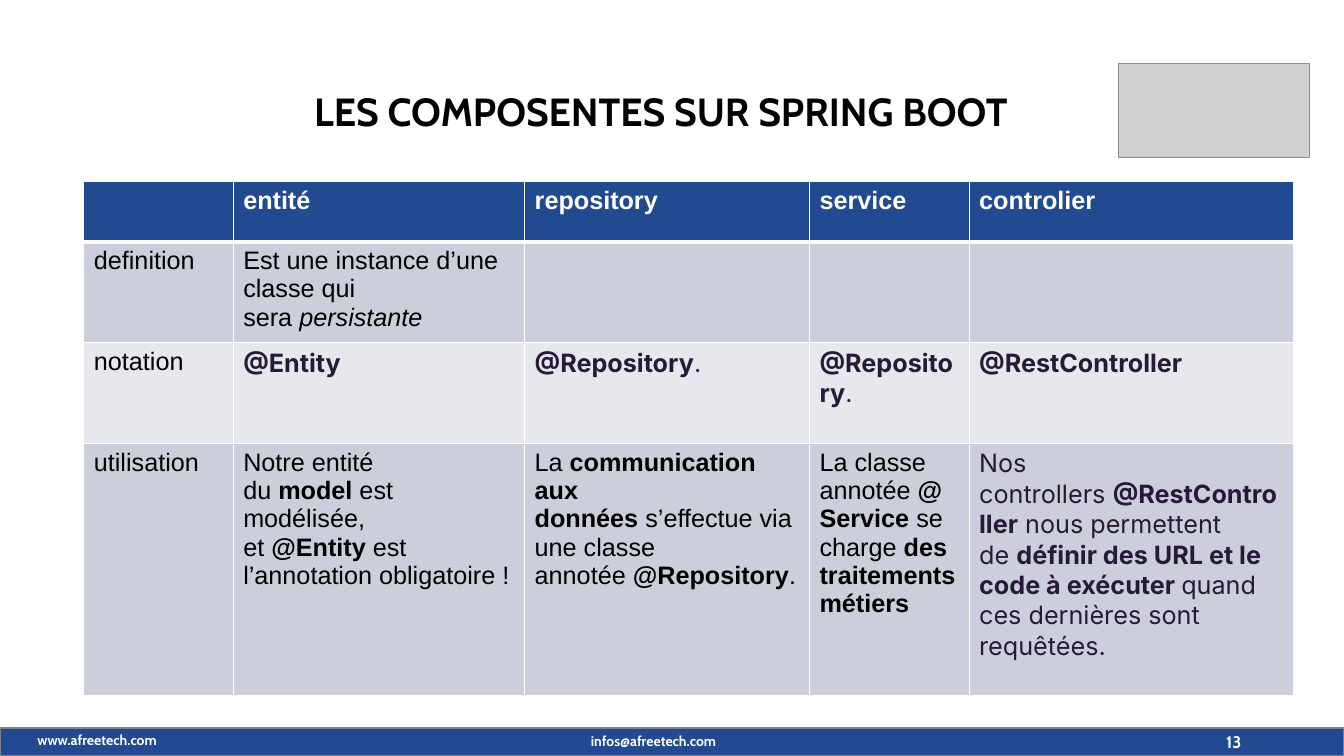
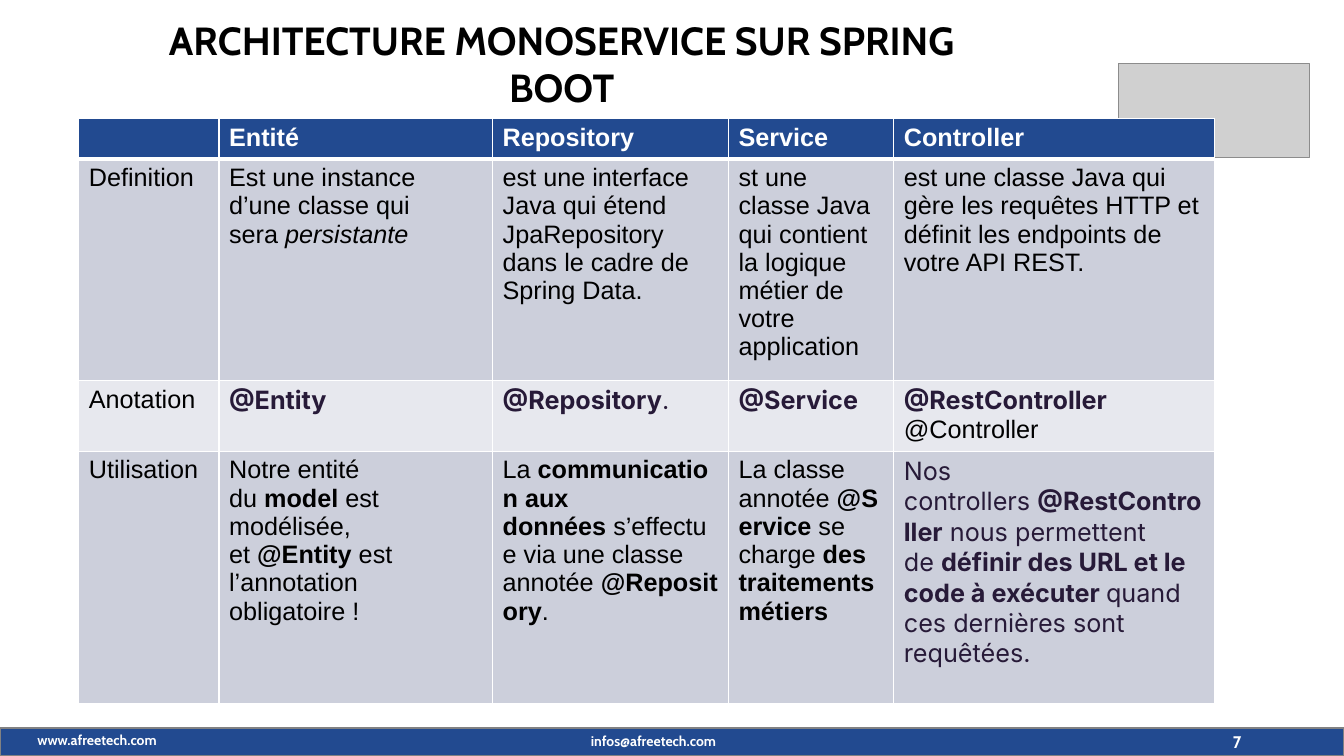
Before and after one commit to maximedorlin/maximedorlin, a slide deck: slide 7 of sprint boot.pptx (slide 13 before the commit). Drawn at 1344x756 pixels with LibreOffice and Linux fonts; fonts in the diff are those of the drawing; grey boxes stand for pictures; background and template pictures are left out. Boxes give left, top, right and bottom in pixels: in the first picture for what was removed or moved away, otherwise in the second. Text is boxed around its words. In the diff, an @@ line names an element or a change of style, - is before the commit and + after.

```diff
--- a/sprint boot.pptx
+++ b/sprint boot.pptx
@@ text at (169,27,954,103): text changed @@
-LES COMPOSENTES SUR SPRING BOOT
+ARCHITECTURE MONOSERVICE SUR SPRING BOOT
@@ table at (79,118,1214,703) @@
-row 1:  | entité | repository | service | controlier
+row 1:  | Entité | Repository | Service | Controller
-row 2: definition | Est une instance d’une classe qui sera persistante |  |  | 
+row 2: Definition | Est une instance d’une classe qui sera persistante | est une interface Java qui étend JpaRepository dans le cadre de Spring Data. | st une classe Java qui contient la logique métier de votre application | est une classe Java qui gère les requêtes HTTP et définit les endpoints de votre API REST.
-row 3: notation | @Entity | @Repository. | @Repository. | @RestController
+row 3: Anotation | @Entity | @Repository. | @Service | @RestController / @Controller
-row 4, column 1: utilisation
+row 4, column 1: Utilisation
@@ table: place and size @@
-table at (84,181,1294,696)
+table at (79,118,1214,703)
@@ page number at (1233,736,1242,748): text changed @@
-13
+7
```
Also in this commit, not shown: 7 other slides changed, 3 slides added, 5 slides removed.
